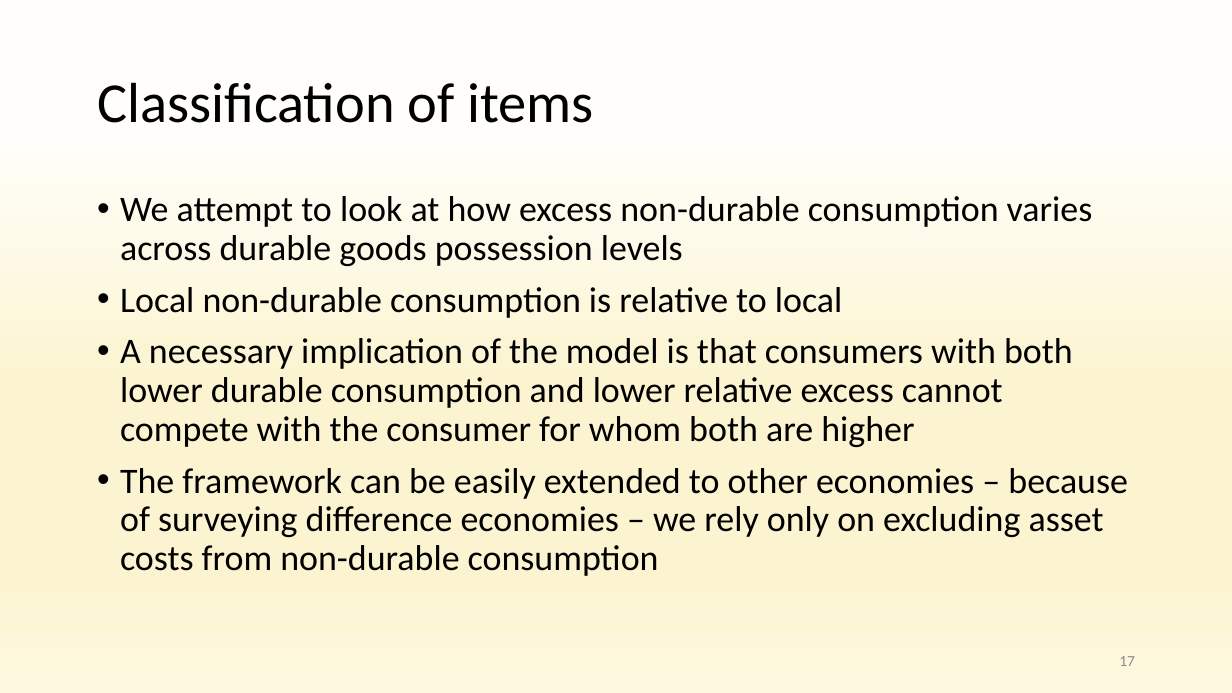
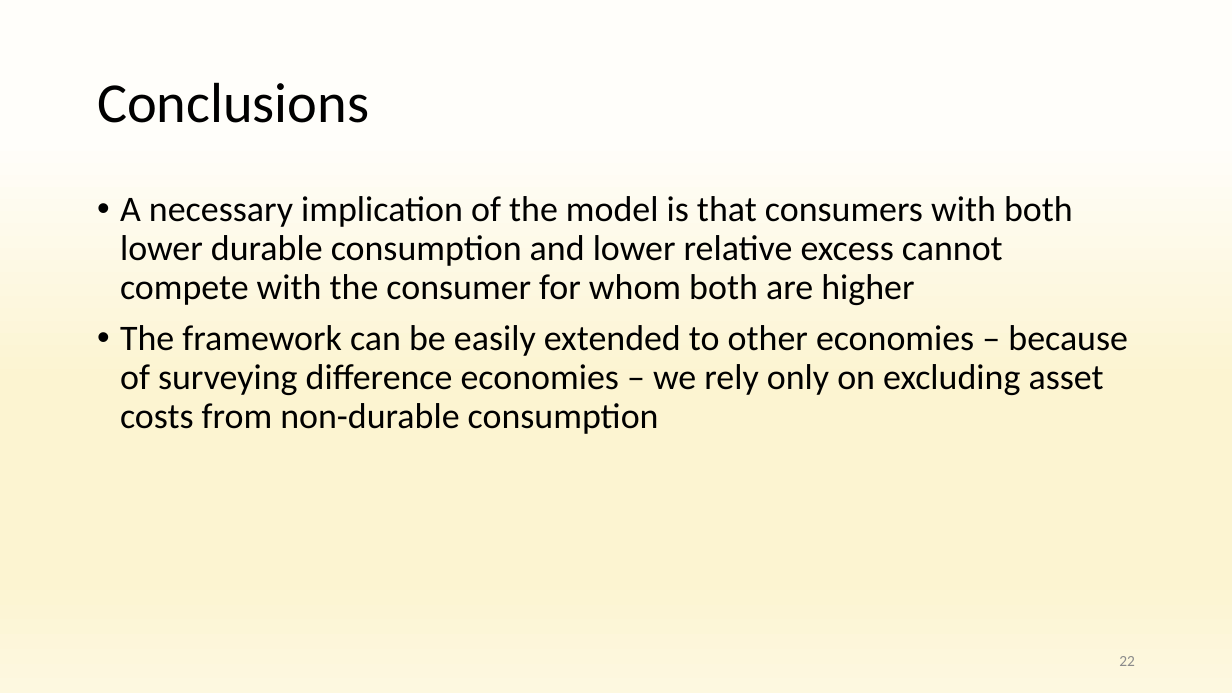
Before and after one commit to anuragr81/research, a slide deck: slide 22 of consumption/presentationOct2021.pptx (slide 17 before the commit). Drawn at 1232x693 pixels with LibreOffice and Linux fonts; fonts in the diff are those of the drawing; background and template pictures are left out. Boxes give left, top, right and bottom in pixels: in the first picture for what was removed or moved away, otherwise in the second. Text is boxed around its words. In the diff, an @@ line names an element or a change of style, - is before the commit and + after.

```diff
--- a/consumption/presentationOct2021.pptx
+++ b/consumption/presentationOct2021.pptx
@@ title at (x1=97, y1=82, x2=369, y2=123): text changed @@
-Classification of items
+Conclusions
@@ text at (x1=120, y1=196, x2=1093, y2=318): paragraphs removed @@
-• We attempt to look at how excess non-durable consumption varies across durable goods possession levels
-• Local non-durable consumption is relative to local
@@ page number at (x1=1119, y1=656, x2=1135, y2=666): text changed @@
-17
+22
```
Also in this commit, not shown: 5 other slides changed, 1 slide added, 2 other files.
